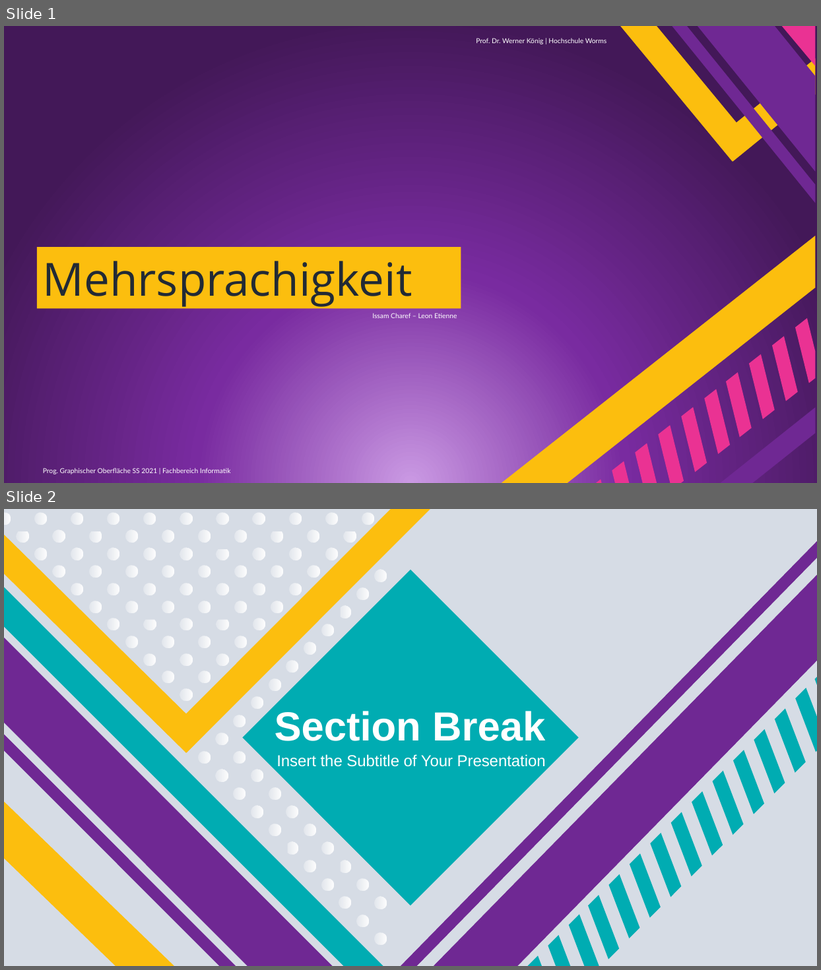
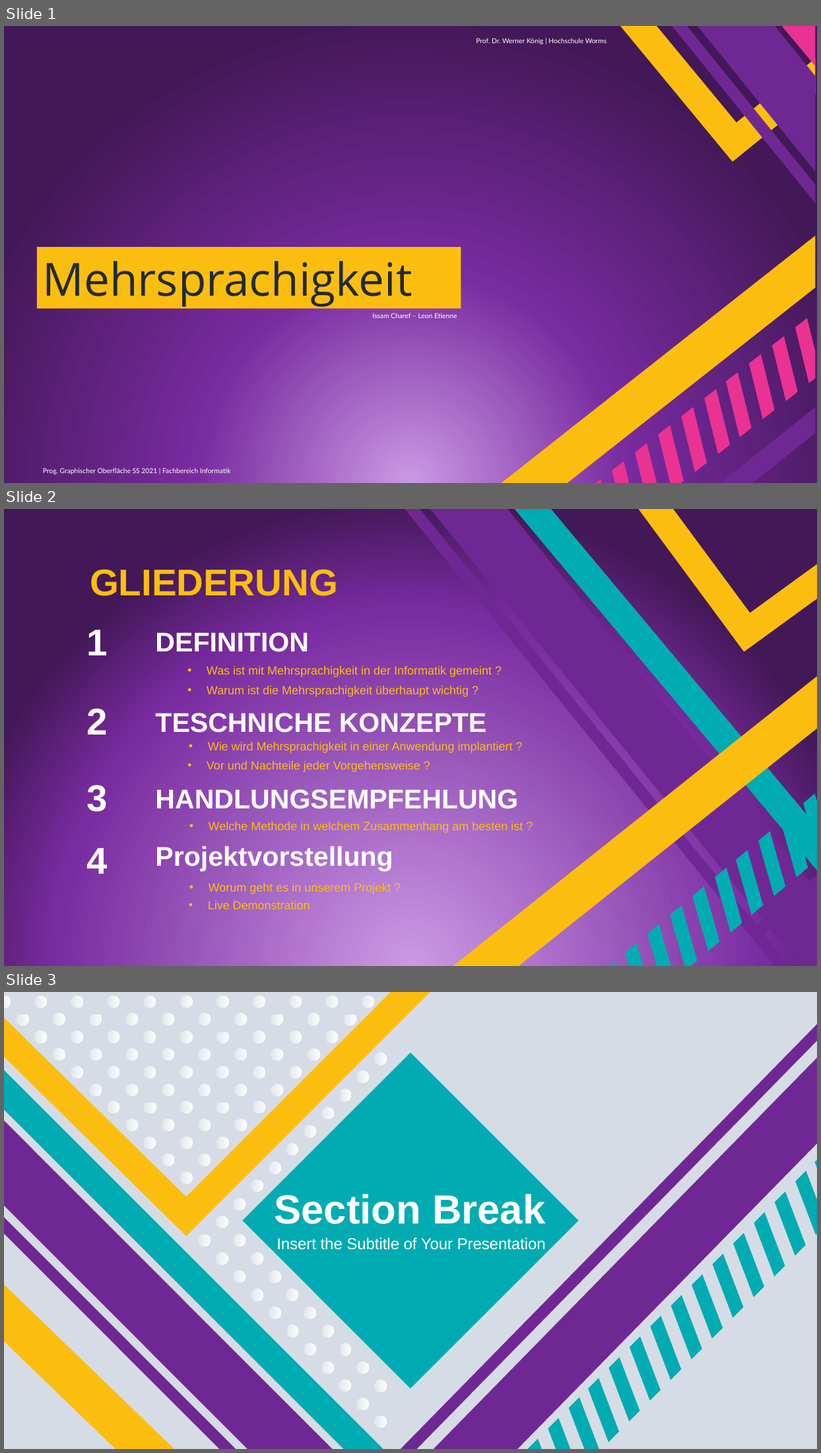
Before and after one commit to Eyssamsh/gui, a slide deck: guiProjekt/downloads/Final Präsentation Mehrsprachigkeit.pptx. Shown one above the other, each under a label of ours: slides 1 and 2 before the commit, slides 1, 2 and 3 after it. The pictures are 821x970 and 821x1453 pixels, drawn with LibreOffice and Linux fonts; fonts in the diff are those of the drawing. Boxes give left, top, right and bottom in pixels: in the first picture for what was removed or moved away, otherwise in the second. Text is boxed around its words. In the diff, an @@ line names an element or a change of style, - is before the commit and + after.

Commit message:
Gliederung

```diff
--- a/guiProjekt/downloads/Final Präsentation Mehrsprachigkeit.pptx
+++ b/guiProjekt/downloads/Final Präsentation Mehrsprachigkeit.pptx
@@ slide 2 added at box(4, 509, 817, 966), background gradient #CA99E3 to #792BA0 to #431858 @@
@@ freeform shape added at box(405, 509, 790, 966), fill #6F2893 @@
@@ freeform shape added at box(430, 509, 817, 966), fill #6F2893 @@
@@ freeform shape added at box(515, 509, 817, 871), fill #00ACB2 @@
@@ freeform shape added at box(639, 509, 817, 652), fill #FCBE0E @@
@@ text added at box(90, 566, 338, 602), 44 pt, text #FCBE0E, bold @@
+GLIEDERUNG
@@ text added at box(207, 686, 469, 697), 14 pt, text #FCBE0E @@
+• Warum ist die Mehrsprachigkeit überhaupt wichtig ?
@@ freeform shape added at box(453, 673, 817, 966), fill #FCBE0E @@
@@ text added at box(207, 761, 420, 772), 14 pt, text #FCBE0E @@
+• Vor und Nachteile jeder Vorgehensweise ?
@@ freeform shape added at box(609, 794, 817, 966), fill #00ACB2 @@
@@ group added at box(86, 630, 523, 833): 9 texts @@
+DEFINITION
+1
+• Was ist mit Mehrsprachigkeit in der Informatik gemeint ?
+TESCHNICHE KONZEPTE
+2
+• Wie wird Mehrsprachigkeit in einer Anwendung implantiert ?
+HANDLUNGSEMPFEHLUNG
+3
+• Welche Methode in welchem Zusammenhang am besten ist ?
@@ text added at box(155, 845, 393, 872), 32 pt, text #FFFFFF, bold @@
+Projektvorstellung
@@ text added at box(86, 848, 107, 874), 44 pt, text #FFFFFF, bold @@
+4
@@ text added at box(209, 883, 391, 894), 14 pt, text #FCBE0E @@
+• Worum geht es in unserem Projekt ?
@@ freeform shape added at box(749, 875, 817, 941), fill #6F2893 @@
@@ text added at box(208, 901, 310, 910), 14 pt, text #FCBE0E @@
+• Live Demonstration
@@ freeform shape added at box(788, 906, 817, 966), fill #6F2893 @@
@@ what was slide 2 is now slide 3 @@
```
Also in this commit, not shown: 1 slide removed.
